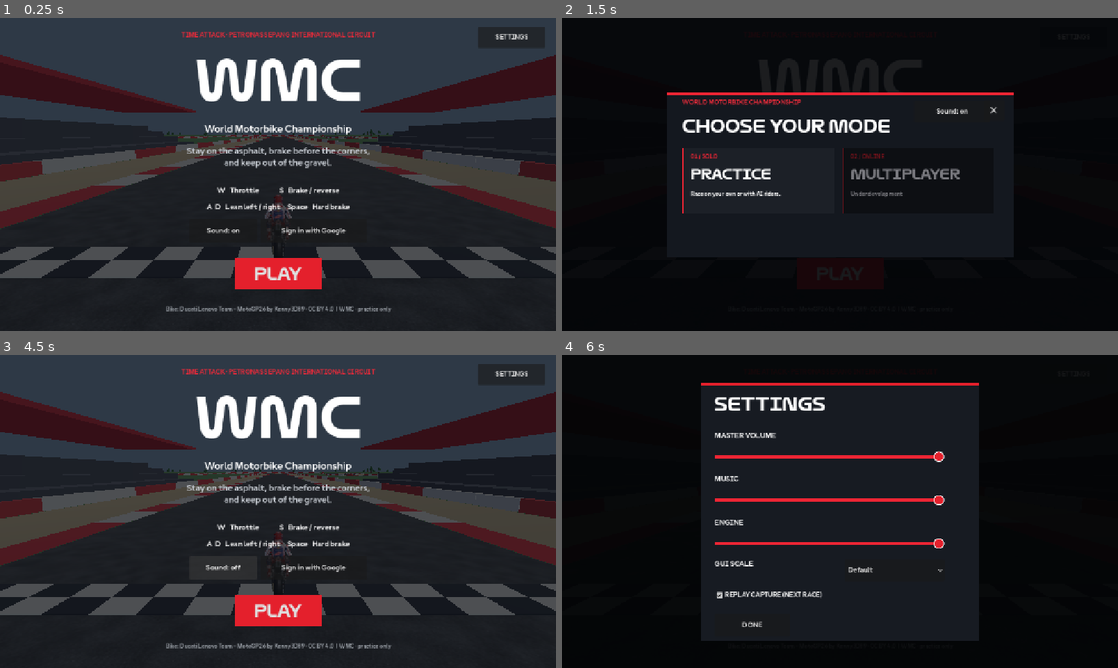
Above: before the commit, frames 1-4 (two rows, left to right).
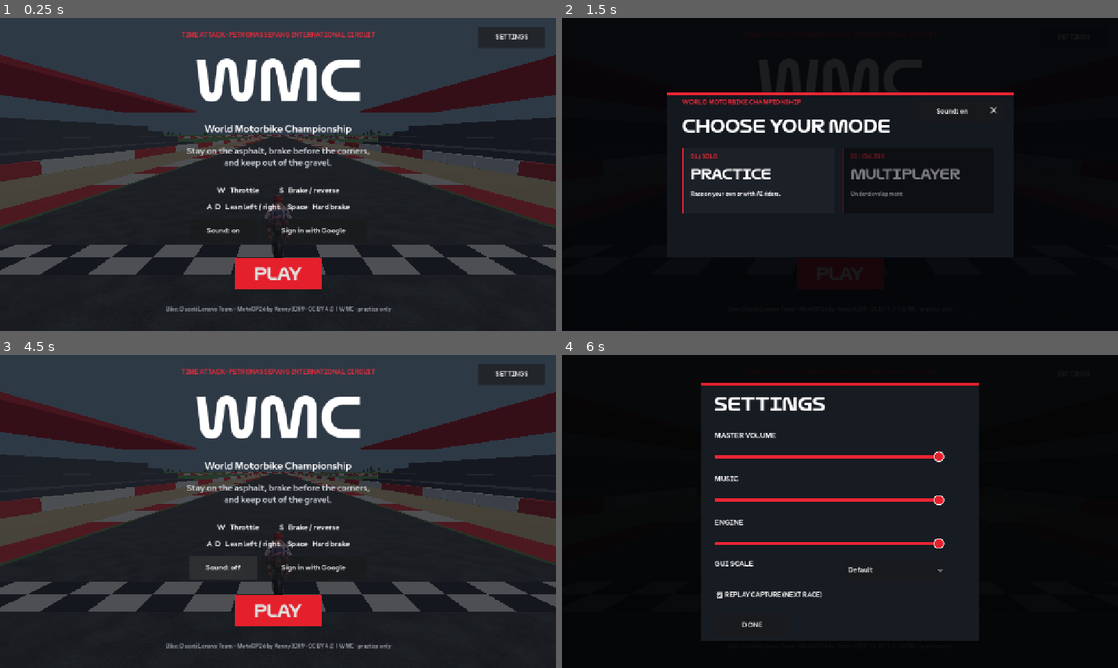
Above: after the commit, the same moments.

Repository: Ahad00010/WMC
Game: Godot game, scene res://main.tscn
Two runs of this game, one before a commit and one after it. Both use one fixed random seed, a clock stepped at 60 frames per second and the inputs below.
Inputs:
- Up to frame 1 (0.25 s): no input
- Up to frame 2 (1.5 s): click "PLAY" at 0.5 s; click "PLAY" at 1.25 s
- Up to frame 3 (4.5 s): click "01 / SOLO" at 2 s; click "Sign in with Google" at 2.75 s; click "✕" at 3.5 s; click "Sound: on" at 4.25 s
- Up to frame 4 (6 s): click "Sound: off" at 5 s; click "SETTINGS" at 5.75 s

The runs differ from the first frame. In frame 1, 3.0% of the frame differs, in the area x 0-100%, y 37-84%; in frame 2, less than 0.1%; in frame 3, 3.0%; in frame 4, less than 0.1%.

Commit message:
Improve race depth precision and separate track surfaces
Co-authored-by: arena-agent <297053741+arena-agent@users.noreply.github.com>

Diff:
--- a/native-prototype/main.gd
+++ b/native-prototype/main.gd
@@ -18,6 +18,10 @@
 const MENU_MUSIC = preload("res://assets/menu-music.mp3")
 const ASPHALT = preload("res://assets/asphalt.png")
 const ROAD_WIDTH := 9.0
+# Keep distant track geometry visible while giving older depth buffers much
+# more precision. Both real-time and capture cameras see the same world.
+const RACE_CAMERA_NEAR := 0.5
+const RACE_CAMERA_FAR := 2200.0
 const REPLAY_FPS := 60.0
 const MAX_SPEED := 88.0
 const ENGINE_RATE := 22050.0
@@ -187,7 +191,7 @@
  var ground_mesh := PlaneMesh.new()
  ground_mesh.size = Vector2(4000, 4000)
  ground.mesh = ground_mesh
- ground.position.y = -0.1
+ ground.position.y = -0.5
  ground.material_override = _material(Color("4b7542"))
  add_child(ground)
  _build_track()
@@ -203,7 +207,8 @@
  add_child(camera)
  camera.current = true
  camera.fov = 58
- camera.far = 2200
+ camera.near = RACE_CAMERA_NEAR
+ camera.far = RACE_CAMERA_FAR
  # Render the real race world into a separate broadcast camera for capture.
  replay_view = SubViewport.new()
  replay_view.size = Vector2i(854, 480) if mobile else Vector2i(1920, 1080)
@@ -212,7 +217,8 @@
  add_child(replay_view)
  replay_camera = Camera3D.new()
  replay_camera.fov = 48
- replay_camera.far = 2200
+ replay_camera.near = RACE_CAMERA_NEAR
+ replay_camera.far = RACE_CAMERA_FAR
  replay_view.add_child(replay_camera)
  replay_camera.current = true
 
@@ -283,14 +289,16 @@
 
 func _make_track_surfaces() -> void:
  _ribbon(-ROAD_WIDTH, ROAD_WIDTH, 0.01, "asphalt")
- _ribbon(ROAD_WIDTH, ROAD_WIDTH + 2.0, 0.025, "kerb")
- _ribbon(-ROAD_WIDTH - 2.0, -ROAD_WIDTH, 0.025, "kerb")
+ # Keep neighbouring surfaces distinct in low-precision depth buffers.
+ _ribbon(ROAD_WIDTH, ROAD_WIDTH + 2.0, 0.10, "kerb")
+ _ribbon(-ROAD_WIDTH - 2.0, -ROAD_WIDTH, 0.10, "kerb")
  _ribbon(ROAD_WIDTH + 2.0, ROAD_WIDTH + 9.0, 0.0, "gravel")
  _ribbon(-ROAD_WIDTH - 9.0, -ROAD_WIDTH - 2.0, 0.0, "gravel")
 
 func _make_barriers() -> void:
  var box := BoxMesh.new()
- box.size = Vector3(0.7, 1.05, 5.2)
+ # Adjacent barrier segments must not overlap on straight track sections.
+ box.size = Vector3(0.7, 1.05, 5.0)
  box.material = _material(Color.WHITE)
  var instances := MultiMesh.new()
  instances.transform_format = MultiMesh.TRANSFORM_3D
@@ -352,7 +360,7 @@
  # Actual chequered line on the track.
  for x in range(18):
   for z in range(2):
-   _box(group, Vector3(1.0, 0.02, 0.8), Vector3(-8.5 + x, 0.05, -1.0 + z * 0.8), white if (x + z) % 2 == 0 else dark)
+   _box(group, Vector3(1.0, 0.02, 0.8), Vector3(-8.5 + x, 0.13, -1.0 + z * 0.8), white if (x + z) % 2 == 0 else dark)
 
 func _make_trees() -> void:
  var rng := RandomNumberGenerator.new()
--- a/native-prototype/race_smoke.gd
+++ b/native-prototype/race_smoke.gd
@@ -14,6 +14,10 @@
  if game.circuit_sources.size() != 6:
   _fail("Six circuits are required")
   return
+ # Both cameras need the same depth precision without shortening the horizon.
+ if game.camera.near < 0.5 or game.replay_camera.near < 0.5 or game.camera.far < 2200 or game.replay_camera.far < 2200:
+  _fail("Race/replay depth precision or distant visibility regressed")
+  return
  # Verify capture stores and reads actual rendered image pixels, not positions.
  var recorder = load("res://replay_recorder.gd").new()
  recorder.start()
